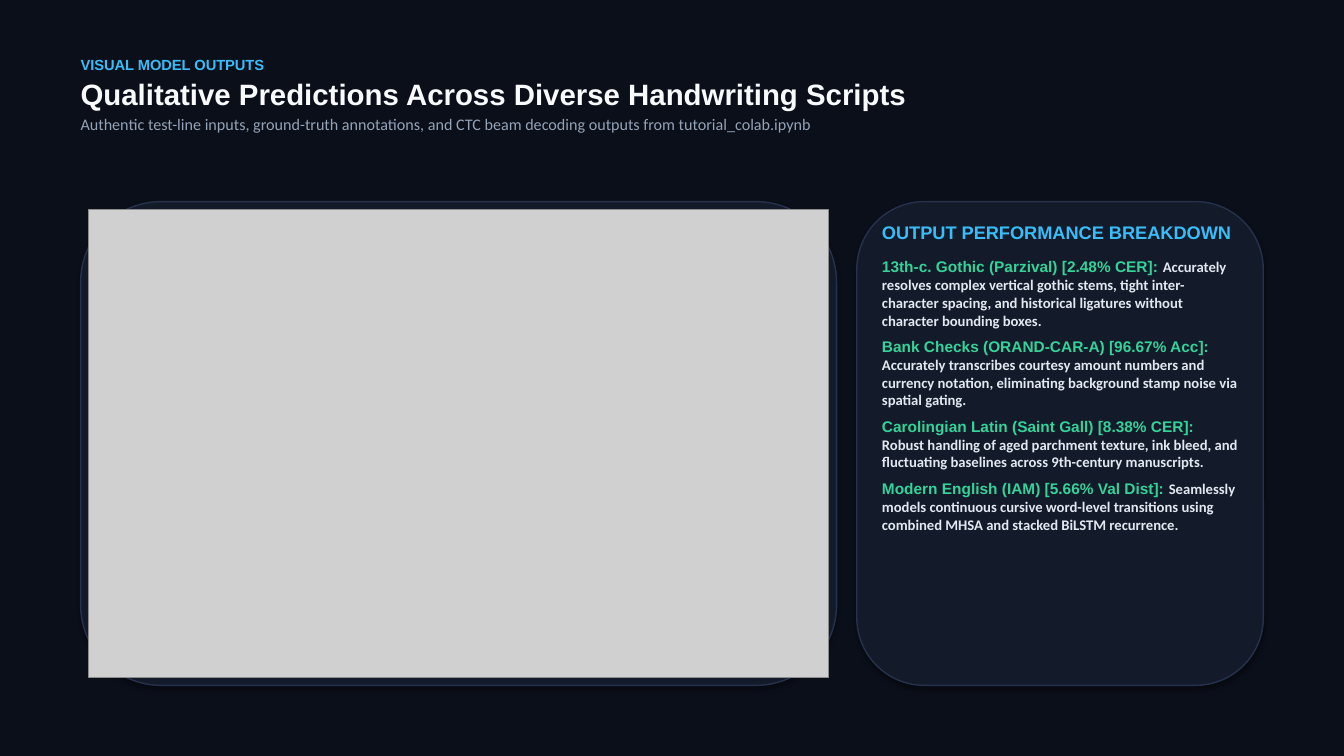
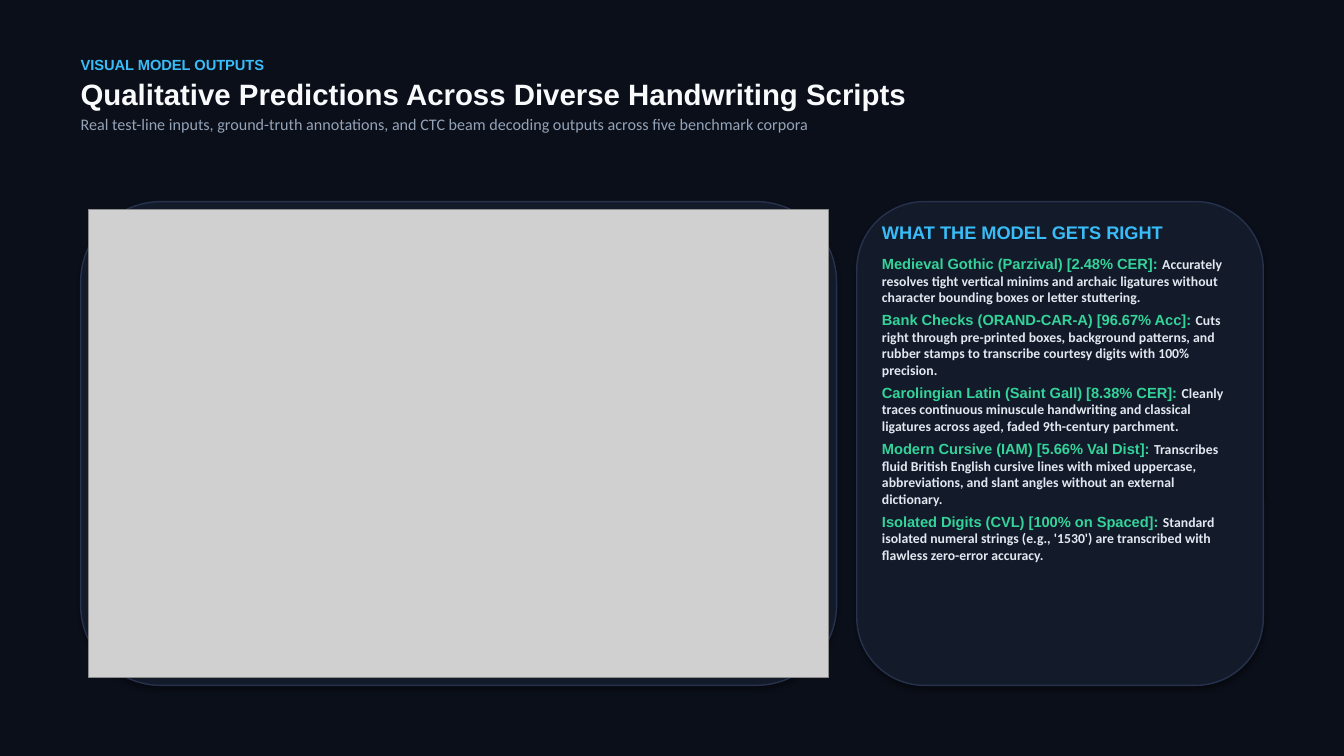
Before and after one commit to Balaji268268/HandwrittenTextRecognition, a slide deck: slide 8 of Handwritten_Text_Recognition_MNC_Keynote.pptx. Drawn at 1344x756 pixels with LibreOffice and Linux fonts; fonts in the diff are those of the drawing; grey boxes stand for pictures. Boxes give left, top, right and bottom in pixels: in the first picture for what was removed or moved away, otherwise in the second. Text is boxed around its words. In the diff, an @@ line names an element or a change of style, - is before the commit and + after.

Commit message:
Add qualitative test prediction figures, visual failure analysis, and plain-English descriptions across paper and keynote

```diff
--- a/Handwritten_Text_Recognition_MNC_Keynote.pptx
+++ b/Handwritten_Text_Recognition_MNC_Keynote.pptx
@@ text at (81, 119, 808, 133): text changed @@
-Authentic test-line inputs, ground-truth annotations, and CTC beam decoding outputs from tutorial_colab.ipynb
+Real test-line inputs, ground-truth annotations, and CTC beam decoding outputs across five benchmark corpora
@@ text at (882, 226, 1224, 562): text changed; size 10.5 to 9.8 pt @@
-OUTPUT PERFORMANCE BREAKDOWN
-13th-c. Gothic (Parzival) [2.48% CER]: Accurately resolves complex vertical gothic stems, tight inter-character spacing, and historical ligatures without character bounding boxes.
-Bank Checks (ORAND-CAR-A) [96.67% Acc]: Accurately transcribes courtesy amount numbers and currency notation, eliminating background stamp noise via spatial gating.
-Carolingian Latin (Saint Gall) [8.38% CER]: Robust handling of aged parchment texture, ink bleed, and fluctuating baselines across 9th-century manuscripts.
-Modern English (IAM) [5.66% Val Dist]: Seamlessly models continuous cursive word-level transitions using combined MHSA and stacked BiLSTM recurrence.
+WHAT THE MODEL GETS RIGHT
+Medieval Gothic (Parzival) [2.48% CER]: Accurately resolves tight vertical minims and archaic ligatures without character bounding boxes or letter stuttering.
+Bank Checks (ORAND-CAR-A) [96.67% Acc]: Cuts right through pre-printed boxes, background patterns, and rubber stamps to transcribe courtesy digits with 100% precision.
+Carolingian Latin (Saint Gall) [8.38% CER]: Cleanly traces continuous minuscule handwriting and classical ligatures across aged, faded 9th-century parchment.
+Modern Cursive (IAM) [5.66% Val Dist]: Transcribes fluid British English cursive lines with mixed uppercase, abbreviations, and slant angles without an external dictionary.
+Isolated Digits (CVL) [100% on Spaced]: Standard isolated numeral strings (e.g., '1530') are transcribed with flawless zero-error accuracy.
```
Also in this commit, not shown: 1 other slide changed, 1 slide added, 10 other files.
